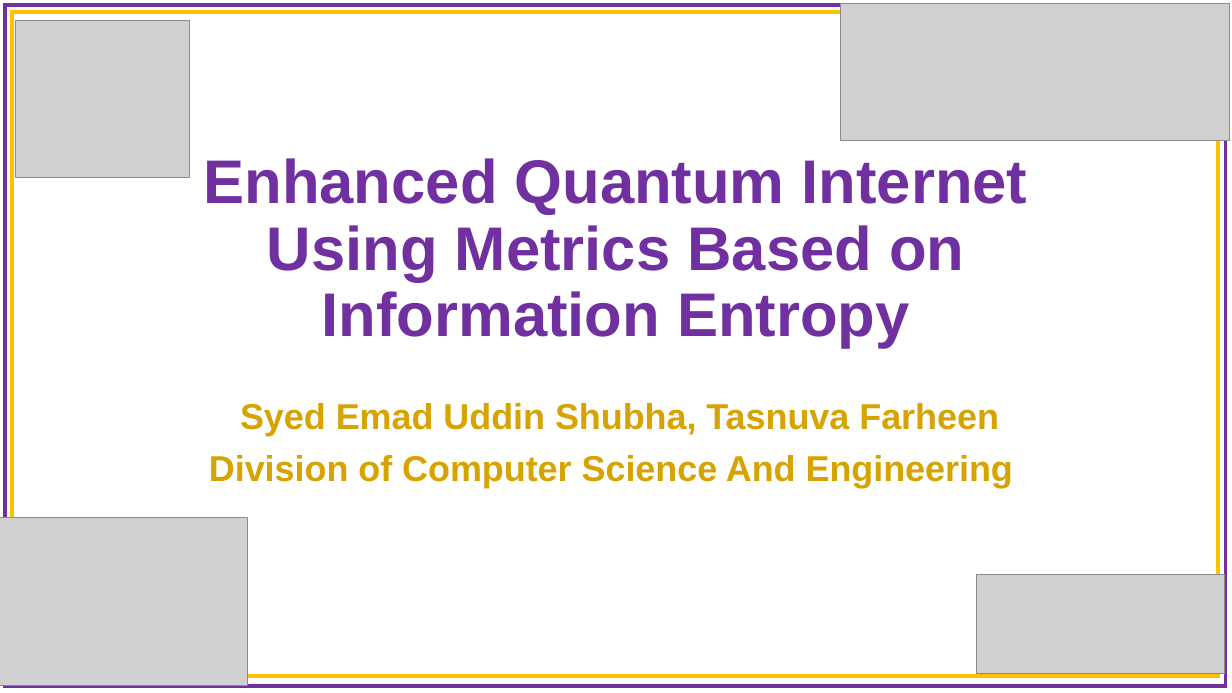
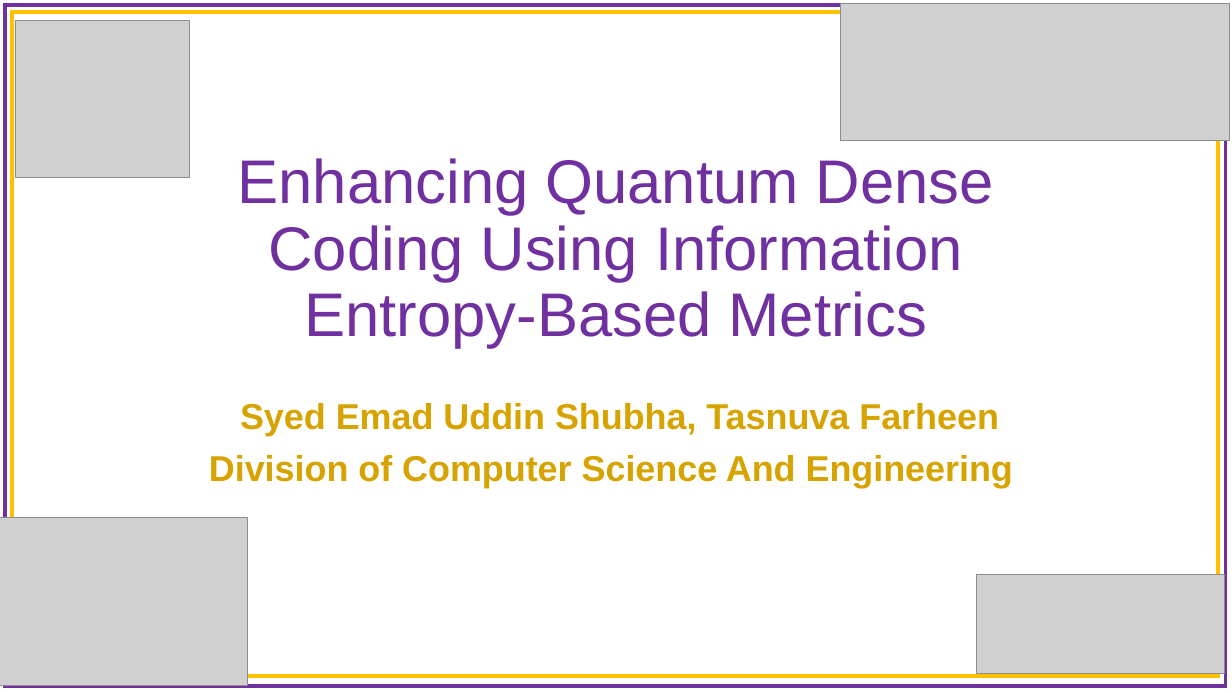
Before and after one commit to syedshubha/QNET25_Shubha, a slide deck: slide 1 of Fidelity_EntropyMatrics.pptx. Drawn at 1232x693 pixels with LibreOffice and Linux fonts; fonts in the diff are those of the drawing; grey boxes stand for pictures; background and template pictures are left out. Boxes give left, top, right and bottom in pixels: in the first picture for what was removed or moved away, otherwise in the second. Text is boxed around its words. In the diff, an @@ line names an element or a change of style, - is before the commit and + after.

```diff
--- a/Fidelity_EntropyMatrics.pptx
+++ b/Fidelity_EntropyMatrics.pptx
@@ title at <box>238,158,994,348</box>: text changed; bold off @@
-Enhanced Quantum Internet Using Metrics Based on Information Entropy
+Enhancing Quantum Dense Coding Using Information Entropy-Based Metrics
```
Also in this commit, not shown: 1 other slide changed, 3 slides added.
